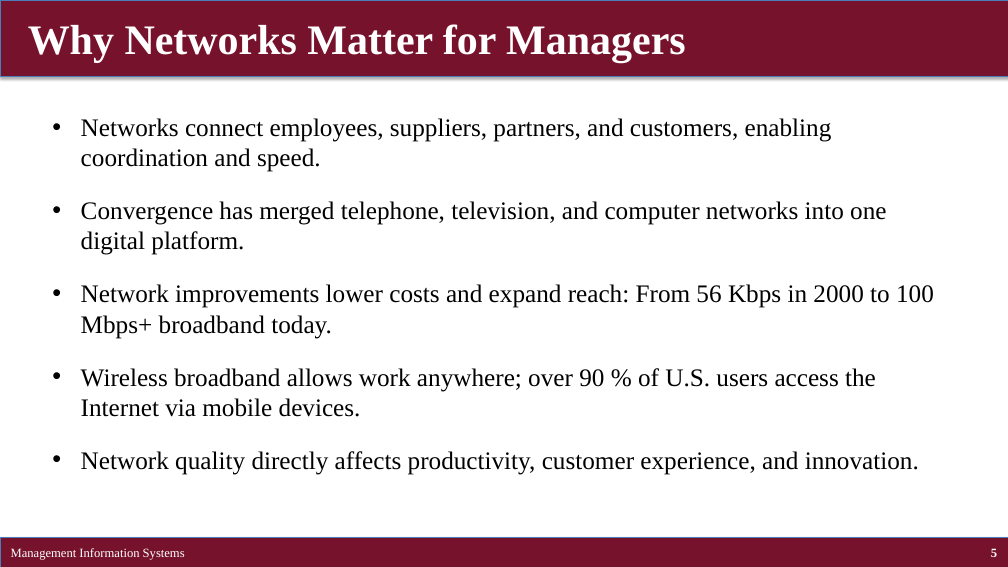
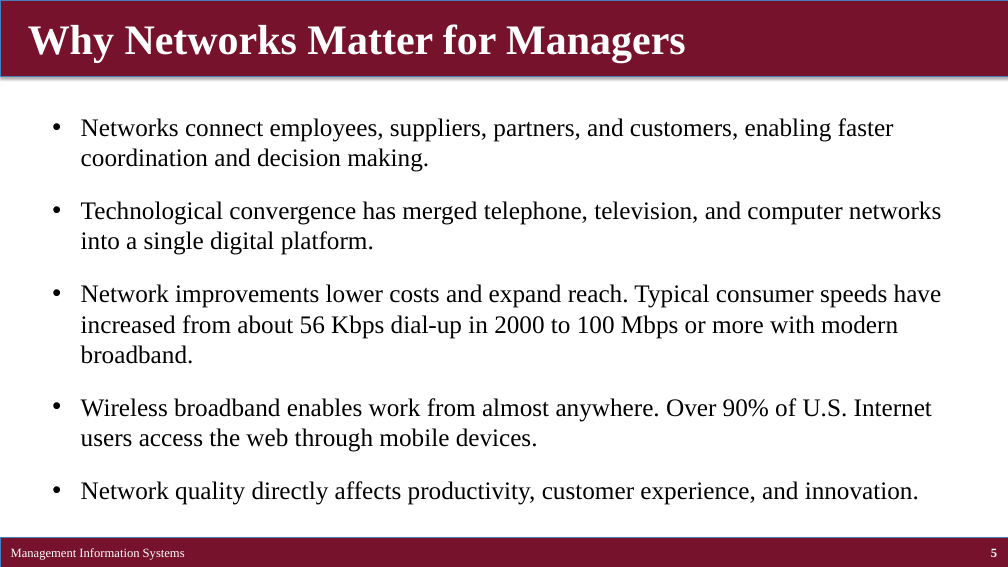
Before and after one commit to brianhwpark/brianhwpark.github.io, a slide deck: slide 5 of files/teaching-resources/concordiacollege-busn-315/busn-315-lecture-note/busn315-ch07.pptx. Drawn at 1008x567 pixels with LibreOffice and Linux fonts; fonts in the diff are those of the drawing. Boxes give left, top, right and bottom in pixels: in the first picture for what was removed or moved away, otherwise in the second. Text is boxed around its words. In the diff, an @@ line names an element or a change of style, - is before the commit and + after.

```diff
--- a/files/teaching-resources/concordiacollege-busn-315/busn-315-lecture-note/busn315-ch07.pptx
+++ b/files/teaching-resources/concordiacollege-busn-315/busn-315-lecture-note/busn315-ch07.pptx
@@ text at (x1=81, y1=118, x2=942, y2=452): text changed @@
-• Networks connect employees, suppliers, partners, and customers, enabling coordination and speed.
-• Convergence has merged telephone, television, and computer networks into one digital platform.
-• Network improvements lower costs and expand reach: From 56 Kbps in 2000 to 100 Mbps+ broadband today.
-• Wireless broadband allows work anywhere; over 90 % of U.S. users access the Internet via mobile devices.
+• Networks connect employees, suppliers, partners, and customers, enabling faster coordination and decision making.
+• Technological convergence has merged telephone, television, and computer networks into a single digital platform.
+• Network improvements lower costs and expand reach. Typical consumer speeds have increased from about 56 Kbps dial-up in 2000 to 100 Mbps or more with modern broadband.
+• Wireless broadband enables work from almost anywhere. Over 90% of U.S. Internet users access the web through mobile devices.
```
Also in this commit, not shown: 16 other slides changed, 1 slide added, 3 slides removed, 1 other file.
